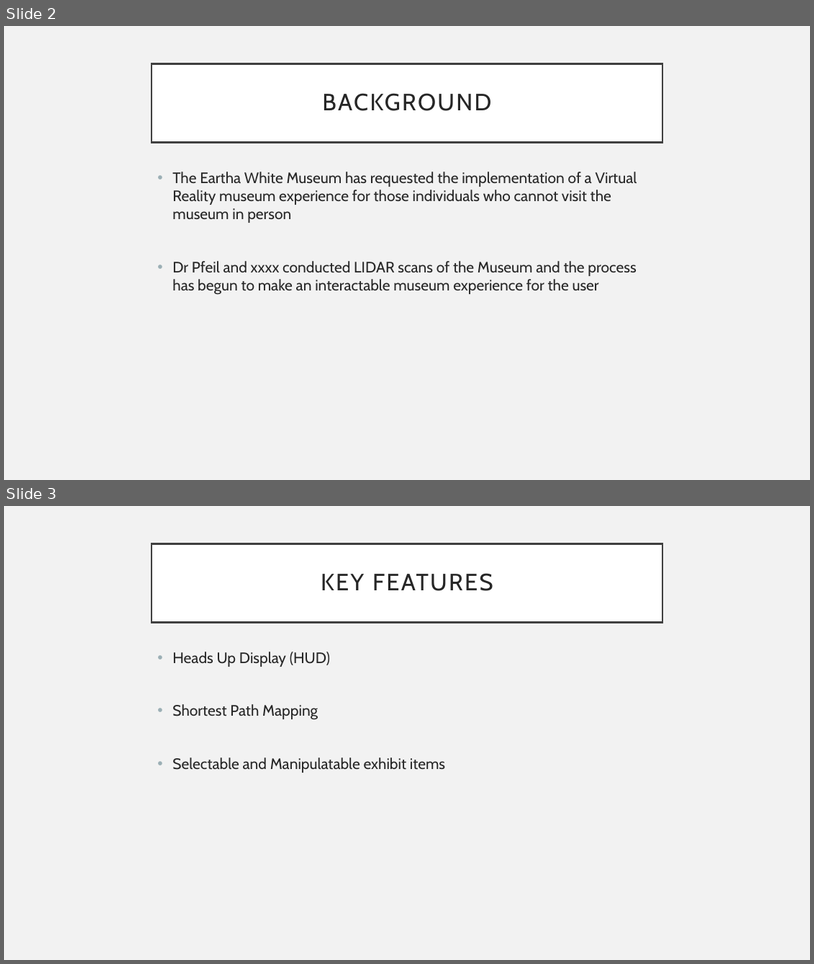
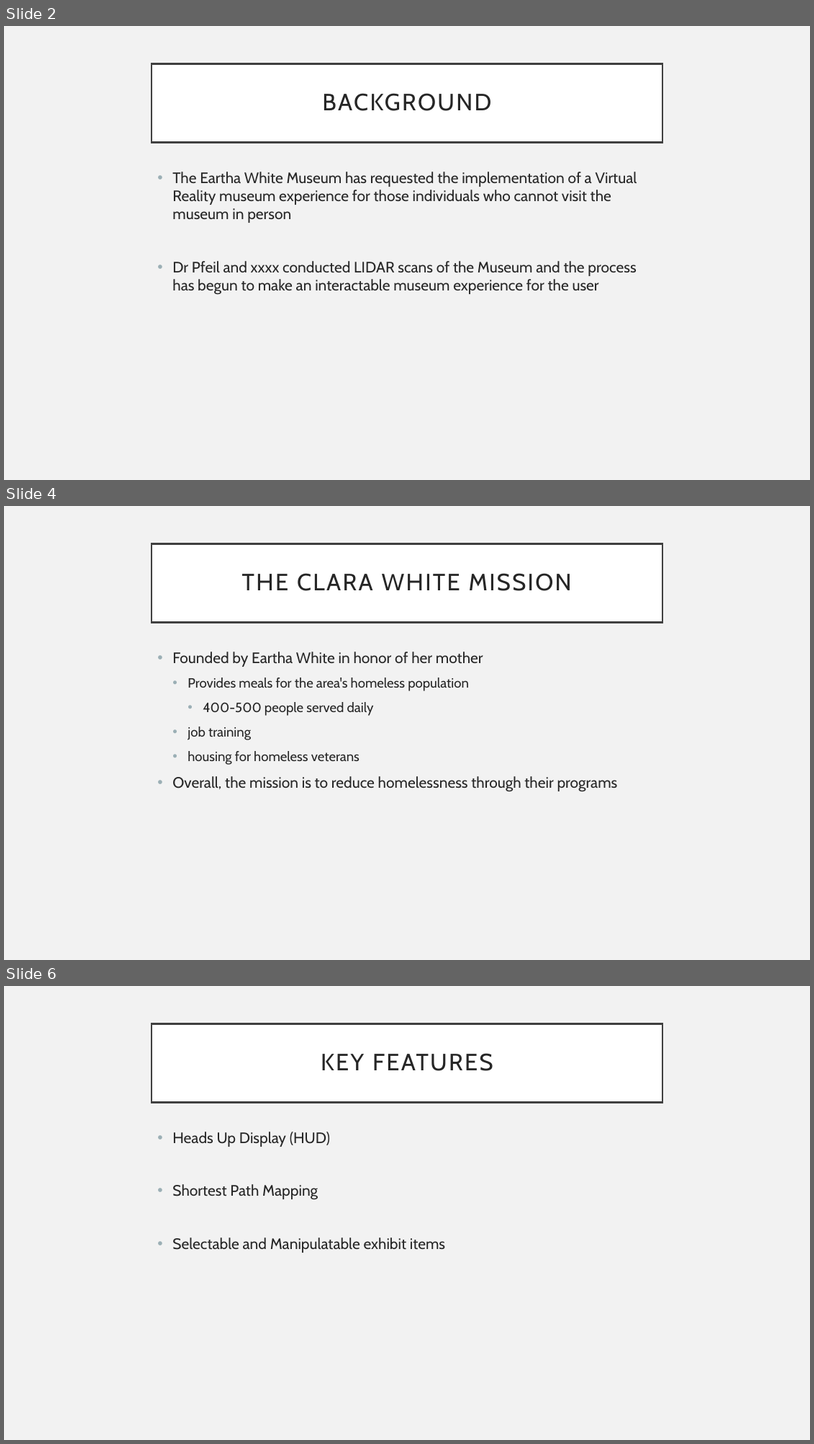
Before and after one commit to Jordan-Gallivan/VR_Final_Project, a slide deck: Eartha White Museum.pptx. Shown one above the other, each under a label of ours: slides 2 and 3 before the commit, slides 2, 4 and 6 after it; the slides between them are not shown. The pictures are 814x964 and 814x1444 pixels, drawn with LibreOffice and Linux fonts; fonts in the diff are those of the drawing. Boxes give left, top, right and bottom in pixels: in the first picture for what was removed or moved away, otherwise in the second. Text is boxed around its words. In the diff, an @@ line names an element or a change of style, - is before the commit and + after.

```diff
--- a/Eartha White Museum.pptx
+++ b/Eartha White Museum.pptx
@@ slide 4 added at (x1=4, y1=506, x2=810, y2=960), background #F2F2F2 @@
@@ title added at (x1=152, y1=544, x2=663, y2=623), fill #FFFFFF, outline #404040 2.5 pt, 28 pt, text #262626 @@
+THE CLARA WHITE MISSION
@@ text added at (x1=172, y1=651, x2=618, y2=792), 16 pt, text #262626 @@
+• Founded by Eartha White in honor of her mother
+  • Provides meals for the area's homeless population
+    • 400-500 people served daily
+  • job training
+  • housing for homeless veterans
+• Overall, the mission is to reduce homelessness through their programs
@@ what was slide 3 is now slide 6 @@
```
Also in this commit, not shown: 2 other slides added.
